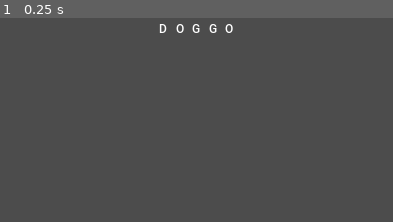
Above: before the commit, frame 1.
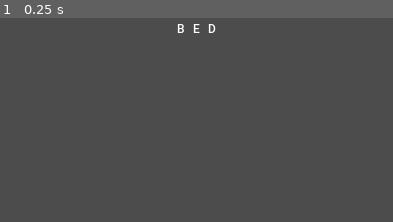
Above: after the commit, the same moment.

Repository: the-g-force/FamJam-February2021
Game: Godot game, scene res://src/GameplayLevel.tscn
Two runs of this game, one before a commit and one after it. Both use one fixed random seed, a clock stepped at 60 frames per second and the inputs below. This scene is started directly instead of the project's main scene.
Inputs:
- Up to frame 1 (0.25 s): no input
The pictures show only the part of the screen within x 24-74%, y 0-50%; the shares and areas given below are measured in that part.

The runs differ from the first frame. In frame 1, 0.3% of the frame differs, in the area x 40-60%, y 2-8%.

Commit message:
Integrate word bank

Diff:
--- a/project/src/FancyWord.gd
+++ b/project/src/FancyWord.gd
@@ -2,12 +2,13 @@
 
 const _Fancy_Letter := preload("res://src/FancyLetter.tscn")
 
-var word:String = "DOggo"
+var word:String setget _set_word
 
 var _next_letter := 0
 
-func _ready():
-	word = word.to_upper()
+
+func _set_word(value):
+	word = value.to_upper()
 	_generate_word()
 
 
--- a/project/src/GameplayLevel.gd
+++ b/project/src/GameplayLevel.gd
@@ -4,13 +4,24 @@
 	preload("res://src/Alien1.tscn")
 ]
 
+const _FancyWord := preload("res://src/FancyWord.tscn")
+
+var _word_bank = preload("res://src/WordBank.gd").new()
 
 onready var _word := $FancyWord
 onready var _animation_player := $AnimationPlayer
 onready var _alien_slot := $AlienSlot
 
+
 func _ready():
+	_generate_word()
 	_new_alien()
+
+
+func _generate_word()->void:
+	_word = _FancyWord.instance()
+	_word.word = _word_bank.get_random_word(3)
+	add_child(_word)
 
 
 func _input(event):
@@ -24,9 +35,7 @@
 					_remove_alien_sprite()
 					_new_alien()
 					remove_child(_word)
-					_word = preload("res://src/FancyWord.tscn").instance()
-					_word.word = "two"
-					add_child(_word)
+					_generate_word()
 			false:
 				print("You failed, man!")
 
